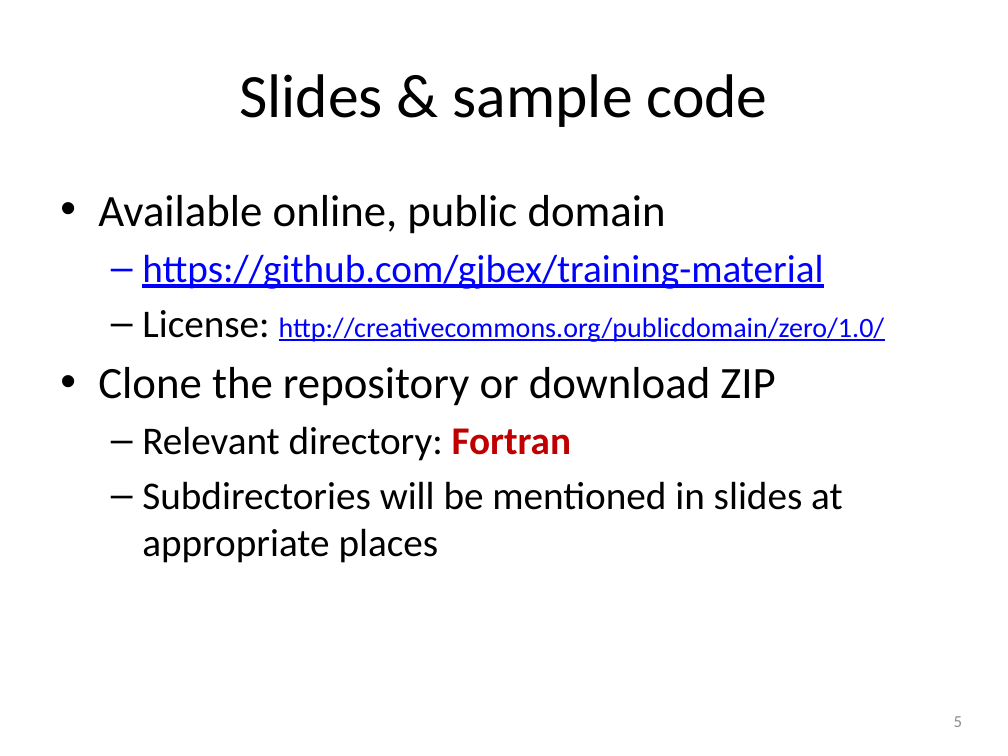
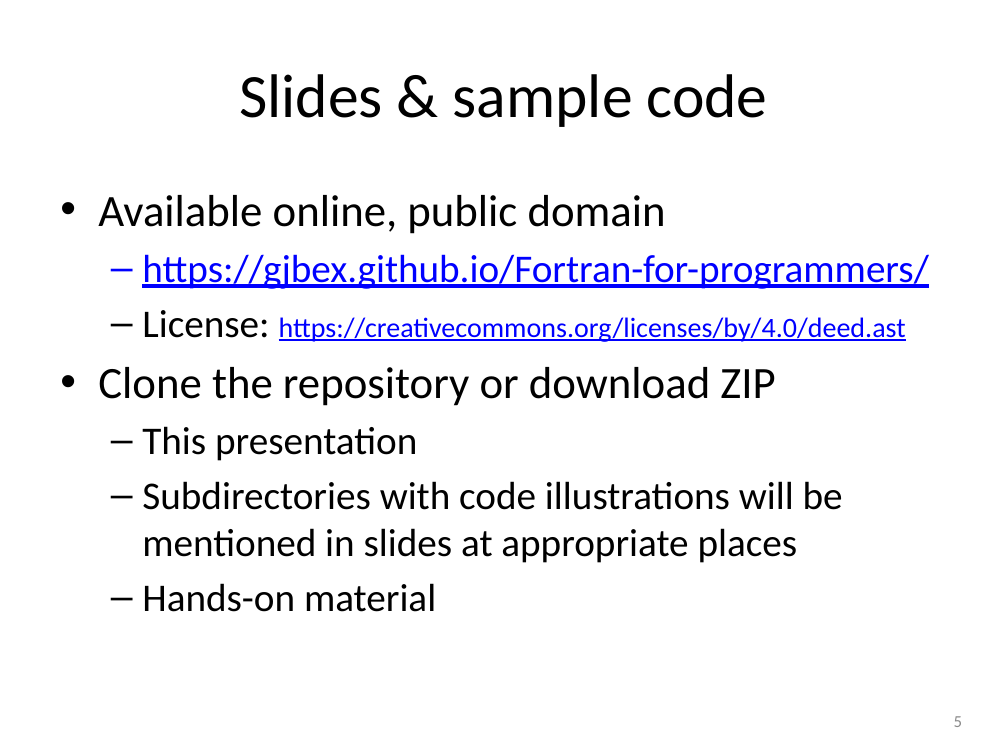
Before and after one commit to gjbex/Fortran-for-programmers, a slide deck: slide 5 of fortran_for_programmers.pptx. Drawn at 1008x756 pixels with LibreOffice and Linux fonts; fonts in the diff are those of the drawing. Boxes give left, top, right and bottom in pixels: in the first picture for what was removed or moved away, otherwise in the second. Text is boxed around its words. In the diff, an @@ line names an element or a change of style, - is before the commit and + after.

```diff
--- a/fortran_for_programmers.pptx
+++ b/fortran_for_programmers.pptx
@@ text at bbox=[142, 254, 929, 342]: text changed @@
-  – https://github.com/gjbex/training-material
-  – License: http://creativecommons.org/publicdomain/zero/1.0/
+  – https://gjbex.github.io/Fortran-for-programmers/
+  – License: https://creativecommons.org/licenses/by/4.0/deed.ast
@@ text at bbox=[142, 426, 843, 612]: text changed @@
-  – Relevant directory: Fortran
-  – Subdirectories will be mentioned in slides at appropriate places
+  – This presentation
+  – Subdirectories with code illustrations will be mentioned in slides at appropriate places
+  – Hands-on material
```
Also in this commit, not shown: 11 other slides changed.
